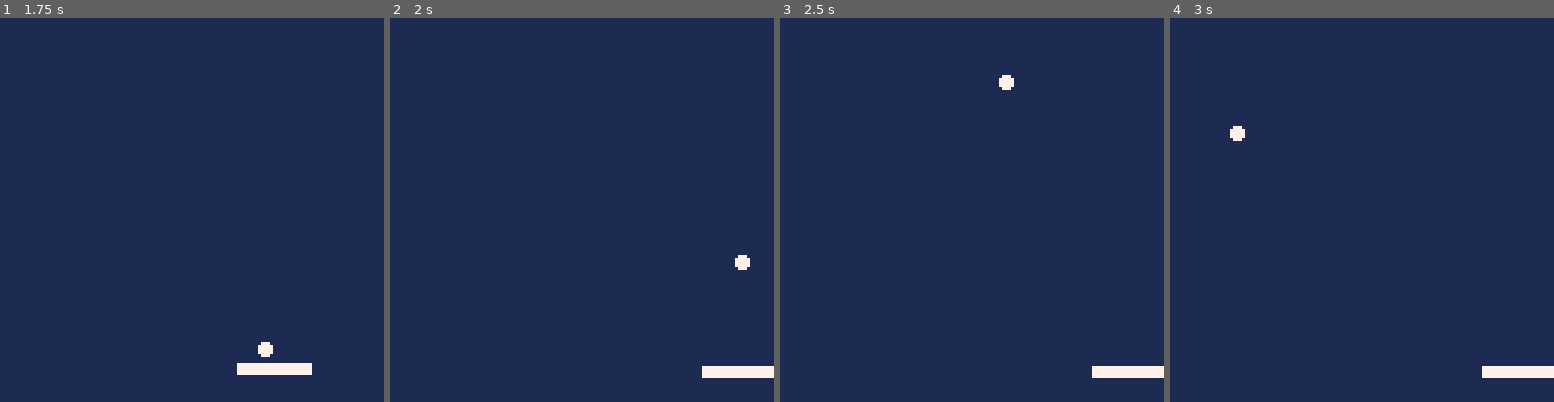
Above: before the commit, frames 1-4 (left to right).
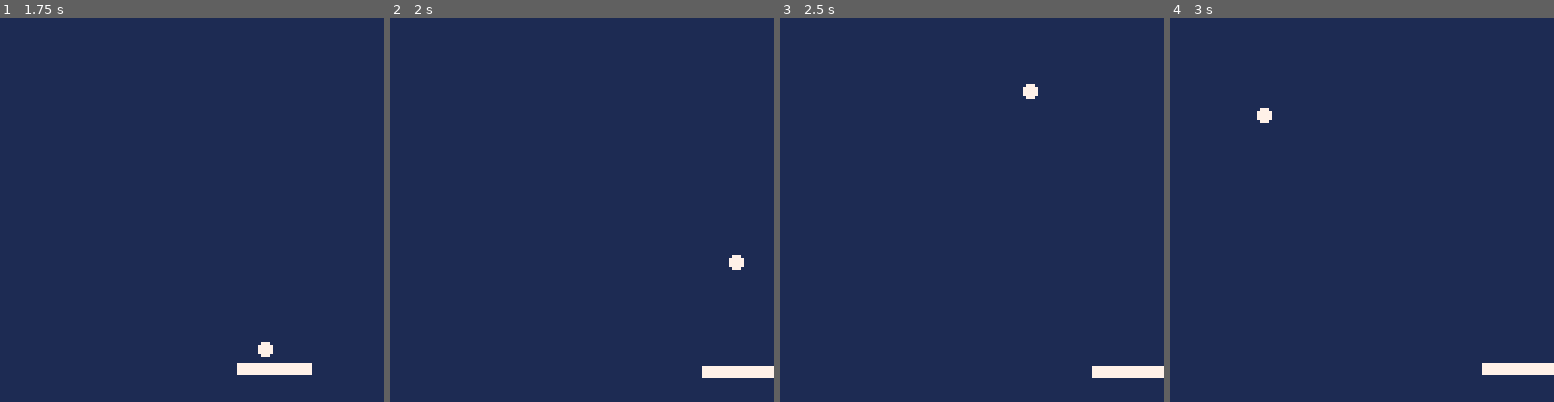
Above: after the commit, the same moments.

Repository: jxnprince/pico-8-experiments
Game: PICO-8 cartridge carts/breakout/breakout.p8
Two runs of this game, one before a commit and one after it. Both use one fixed random seed, a clock stepped at 60 frames per second and the inputs below.
Inputs:
- Up to frame 1 (1.75 s): tap X (X key) at 0.33, 1.07 s; tap O (Z key) at 0.7, 1.7 s; hold Right from 1.6 s (still down)
- Up to frame 2 (2 s): keep holding Right; tap X (X key) at 1.85 s
- Up to frame 3 (2.5 s): release Right at 2.1 s; tap O (Z key) at 2.1 s; hold Up 2.15-2.42 s; hold Right from 2.47 s (still down)
- Up to frame 4 (3 s): keep holding Right; tap O (Z key) at 2.5, 2.9 s; tap X (X key) at 2.97 s

Frame 1 is identical in both runs. In frame 2, 0.1% of the frame differs, in the area x 88-94%, y 61-66%; in frame 3, 0.3%; in frame 4, 0.5%, in the area x 15-100%, y 23-94%.

Commit message:
Got serve feelin' pretty good

Diff:
--- a/carts/breakout/breakout.p8
+++ b/carts/breakout/breakout.p8
@@ -110,11 +110,11 @@
 br = 2         -- ball radius
 pspd = 3       -- paddle speed (px per frame)
 bump_dur = 8   -- frames the bump animation lasts
-bump_mult = 1.3
-max_spd = 4
-bump_cd_dur = 45  -- frames between allowed bumps
+bump_mult = 1.3 -- Speed multiplier for bump
+max_spd = 60       -- Top speed for the ball
+bump_cd_dur = 20  -- frames between allowed bumps
 friction = 0.999  -- velocity multiplier applied each frame (1 = no decay)
-min_spd = 1.2     -- minimum absolute y-speed so ball never crawls
+min_spd = 1.666   -- minimum absolute y-speed so ball never crawls
 
 -- resets all game state, called when starting a new game
 function init_game()
@@ -170,7 +170,8 @@
       if btn_held(btn_left) then dir = -1
       elseif btn_held(btn_right) then dir = 1
       end
-      bdx = dir * 1.5 * bump_mult
+      -- add small random offset so serve is never perfectly vertical
+      bdx = (dir * 1.5 + rnd(0.6) - 0.3) * bump_mult
       bdy = -1.5 * bump_mult
       serving = false
     end
@@ -184,30 +185,26 @@
   bx += bdx
   by += bdy
 
-  -- apply friction and enforce minimum y-speed
+  -- apply friction and enforce minimum speeds
   bdx *= friction
   bdy *= friction
   if abs(bdy) < min_spd then
     bdy = min_spd * sgn(bdy)
   end
-
   -- wall bounces
   if bx - br < 0 then
     bx = br
     bdx = -bdx
-    bdy += rnd(0.4) - 0.2
     play_sfx(0)
   end
   if bx + br > 127 then
     bx = 127 - br
     bdx = -bdx
-    bdy += rnd(0.4) - 0.2
     play_sfx(0)
   end
   if by - br < 0 then
     by = br
     bdy = -bdy
-    bdx += rnd(0.6) - 0.3
     play_sfx(0)
   end
 
